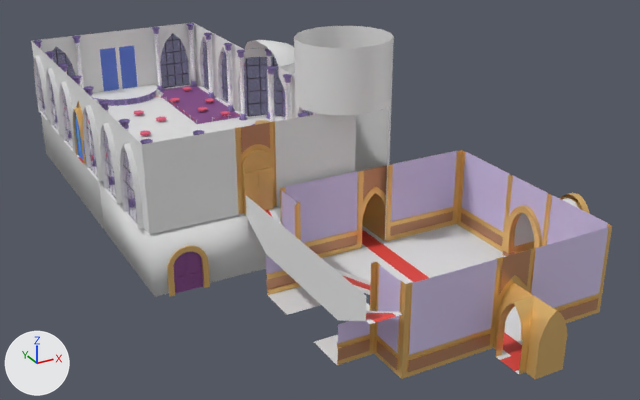
Two versions of the glTF model assets/models/location/Ballroom.glb, one commit apart.
Rendered twice from a 50 mm camera at (-79.8, -55.1, 38.5) aimed at (-41.3, 14.9, 3.5). Lighting does not change. The marker at lower left points along +X, +Y and +Z. Where no turn or scale is listed for an object, it has been applied to the vertices. Vertices at the same position are counted once.

In view in the first picture: 'Ballroom', 'Ballroom Windows', 'Ballroom.001', 'Ballroom.002', 'Garden Door L.002', 'Garden Door R.002', 'Hall Door R', 'Hall Side', 'Kitchen', 'Pillar', 'Pillar.001', 'Pillar.002', 'Pillar.003', 'Statue'.
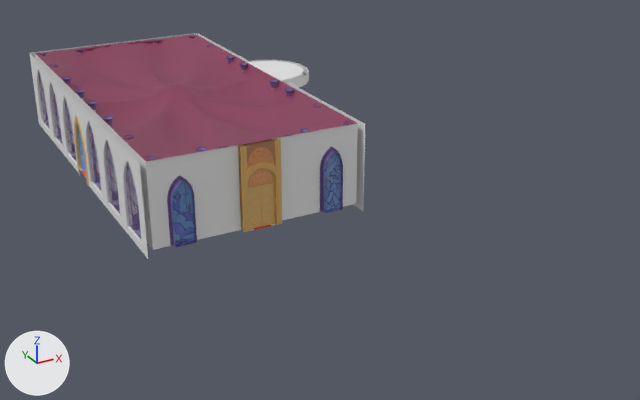
What differs and where, as boxes (x1, y1, x2, y2) in the pictures (640 x 400 px):
'Hall Side', deleted: before (246, 150, 612, 379)
'Ballroom', reshaped, moved (8% narrower): before (31, 23, 394, 240); after (30, 33, 365, 258)
'Floor', added: after (35, 34, 358, 162)
'Kitchen', deleted: before (41, 40, 294, 297)
'Ballroom Windows', moved: before (36, 33, 313, 224); after (39, 74, 306, 239)
'Ballroom.001', deleted: before (235, 121, 277, 214)
'Ballroom Stained Glass', added: after (172, 152, 342, 246)
'Pillar.002', moved: before (33, 23, 317, 144); after (37, 36, 354, 161)
'Pillar.003', moved: before (58, 43, 292, 120); after (62, 55, 294, 125)
'Pillar', moved: before (237, 48, 291, 122); after (239, 62, 278, 90)
'Pillar.001', moved: before (72, 27, 308, 135); after (75, 39, 310, 151)
'Ballroom.002', deleted: before (167, 243, 210, 297)
'Garden Door R.002', deleted (purple): before (186, 252, 203, 290)
'Garden Door L.002', deleted (purple): before (174, 253, 189, 293)
'Plane', added: after (84, 40, 154, 51)
'Table.019', deleted: before (134, 110, 144, 116)
'Flag Purple', added: after (218, 134, 295, 148)
part 1 of me_ballroom, built on: before (32, 26, 394, 240); after (30, 33, 365, 258)
part 2 of me_ballroom, surface changed: before (31, 23, 295, 203); after (35, 34, 194, 186)
part 3 of me_ballroom_001, deleted: before (255, 120, 270, 125)

Patch to the scene script:
```diff
--- a/assets/models/location/Ballroom.glb.py
+++ b/assets/models/location/Ballroom.glb.py
@@ mat_luster_light @@
+mat_luster_light = bpy.data.materials.new('Luster Light')
+# uses the picture img_luster
@@ mat_blue_stained_glass @@
+mat_blue_stained_glass = bpy.data.materials.new('Blue Stained Glass')
+# uses the picture img_stained_glass
@@ me_ballroom @@
-me_ballroom.from_pydata(...)  # 787 vertices, 1228 faces; spans x -10.5..14.9, y -22.0..20.5, z -6.0..14.0
+me_ballroom.from_pydata(...)  # 1575 vertices, 2929 faces; spans x -10.6..14.9, y -20.6..20.6, z -0.8..8.0
+# me_ballroom part 1: 27 vertices moved from x -10.5..10.5, y -18.1..20.0, z 0.0..8.0 to x -10.5..10.5, y -20.0..20.0, z 0.0..8.0; 348 vertices removed from x -10.5..14.4, y -22.0..20.5, z -6.0..14.0; 1136 vertices added at x -10.6..14.9, y -20.6..20.6, z -0.8..8.0
+# me_ballroom part 2: 67 kept faces spanning x -10.5..12.0, y -20.0..20.5, z 0.0..8.0 get new texture (UV) coordinates
 me_ballroom.materials.append(mat_marble)
@@ me_ballroom @@
 me_ballroom.materials.append(mat_purple)
-me_ballroom.materials.append(mat_blue)  # blue #538fe7
-me_ballroom.materials.append(mat_blue_window)  # blue #577be7
 me_ballroom.materials.append(mat_scene)
 me_ballroom.materials.append(mat_bright_blue)
+me_ballroom.materials.append(mat_ballroom_floor)  # picture img_ballroom_floor
+me_ballroom.materials.append(mat_flag)  # picture img_flags
+me_ballroom.materials.append(mat_bright_purple)  # purple #74619c
+me_ballroom.materials.append(mat_gold_door)  # picture img_gold_door
@@ me_ballroom_001 @@
-me_ballroom_001.from_pydata(...)  # 108 vertices, 196 faces; spans x 9.08..10.92, y -0.93..0.93, z 0.0..0.63
-me_ballroom_001.materials.append(mat_gold)  # beige #efc278
+me_ballroom_001.from_pydata(...)  # 1322 vertices, 2540 faces; spans x -0.63..0.55, y -1.11..0.93, z -0.38..2.19
+# me_ballroom_001 part 3: 108 vertices removed from x 9.08..10.92, y -0.93..0.93, z 0.0..0.63
+# me_ballroom_001 part 4: the surface is now shaded smooth
+me_ballroom_001.materials.append(mat_statue)  # picture img_statue
@@ ob_ballroom @@
 ob_ballroom = bpy.data.objects.new('Ballroom', me_ballroom)
-ob_ballroom.location = (-50.0, 30.5, 6.0)
+ob_ballroom.location = (-49.8, 30.5, 4.5)
@@ ob_ballroom_windows @@
 ob_ballroom_windows = bpy.data.objects.new('Ballroom Windows', me_windiw)
-ob_ballroom_windows.location = (-50.0, 30.5, 6.0)
+ob_ballroom_windows.location = (-49.8, 30.5, 4.5)
@@ ob_pillar @@
 ob_pillar = bpy.data.objects.new('Pillar', me_circle)
-ob_pillar.location = (-40.0, 30.5, 6.0)
+ob_pillar.location = (-39.8, 30.5, 4.5)
@@ ob_pillar_001 @@
 ob_pillar_001 = bpy.data.objects.new('Pillar.001', me_circle_002)
-ob_pillar_001.location = (-45.1, 49.9, 6.0)
+ob_pillar_001.location = (-44.9, 49.9, 4.5)
@@ ob_pillar_002 @@
 ob_pillar_002 = bpy.data.objects.new('Pillar.002', me_circle_003)
-ob_pillar_002.location = (-40.6, 49.9, 6.0)
+ob_pillar_002.location = (-40.4, 49.9, 4.5)
@@ ob_pillar_003 @@
 ob_pillar_003 = bpy.data.objects.new('Pillar.003', me_circle_005)
-ob_pillar_003.location = (-40.6, 38.03, 6.0)
+ob_pillar_003.location = (-40.4, 38.03, 4.5)
@@ ob_ballroom_001 @@
-ob_ballroom_001 = bpy.data.objects.new('Ballroom.001', me_ballroom_014)
@@ ob_ballroom_002 @@
-ob_ballroom_002 = bpy.data.objects.new('Ballroom.002', me_ballroom_023)
@@ ob_garden_door_r_002 @@
-ob_garden_door_r_002 = bpy.data.objects.new('Garden Door R.002', me_ballroom_024)
@@ ob_garden_door_l_002 @@
-ob_garden_door_l_002 = bpy.data.objects.new('Garden Door L.002', me_ballroom_025)
@@ ob_table_019 @@
-ob_table_019 = bpy.data.objects.new('Table.019', me_ballroom_047)
@@ ob_hall_side @@
-ob_hall_side = bpy.data.objects.new('Hall Side', me_cube_005)
@@ ob_kitchen @@
-ob_kitchen = bpy.data.objects.new('Kitchen', me_ballroom_022)
@@ ob_plane @@
+ob_plane = bpy.data.objects.new('Plane', me_plane_010)  # 282 vertices, 456 faces; spans x -0.94..7.77, y 0.32..1.0, z 0.0..7.17; in mat_textile (red #893b5a), mat_bright_purple (purple #74619c)
+ob_plane.location = (-53.22, 49.3, 5.33)
@@ ob_gold_chain @@
+ob_gold_chain = bpy.data.objects.new('Gold Chain', me_cube_007)  # 164 vertices, 256 faces; spans x -0.88..0.88, y -0.88..0.88, z -0.1..0.68; in mat_gold (beige #efc278)
+ob_gold_chain.location = (-49.8, 30.5, 11.83)
@@ ob_luster @@
+ob_luster = bpy.data.objects.new('Luster', me_sphere_001)  # 162 vertices, 288 faces; spans x -0.89..0.89, y -0.89..0.89, z -0.81..0.67; in mat_luster (picture img_luster)
+ob_luster.location = (-49.8, 30.5, 11.83)
@@ ob_floor @@
+ob_floor = bpy.data.objects.new('Floor', me_sphere)  # 181 vertices, 328 faces; spans x -10.0..10.0, y -20.0..20.0, z -1.3..0.7; in mat_textile (red #893b5a)
+ob_floor.location = (-49.8, 30.4, 11.83)
@@ ob_flag_purple @@
+ob_flag_purple = bpy.data.objects.new('Flag Purple', me_plane_005)  # 94 vertices, 140 faces; spans x -6.84..0.44, y -0.04..0.04, z -2.53..3.25; in mat_bright_purple (purple #74619c), mat_flag (picture img_flags)
+ob_flag_purple.location = (-46.6, 10.55, 9.3)
@@ ob_ballroom_stained_glass @@
+ob_ballroom_stained_glass = bpy.data.objects.new('Ballroom Stained Glass', me_ballroom_006)  # 60 vertices, 52 faces; spans x -8.2..8.2, y -20.3..20.3, z 0.0..6.6
+ob_ballroom_stained_glass.location = (-49.8, 30.5, 4.5)
```
